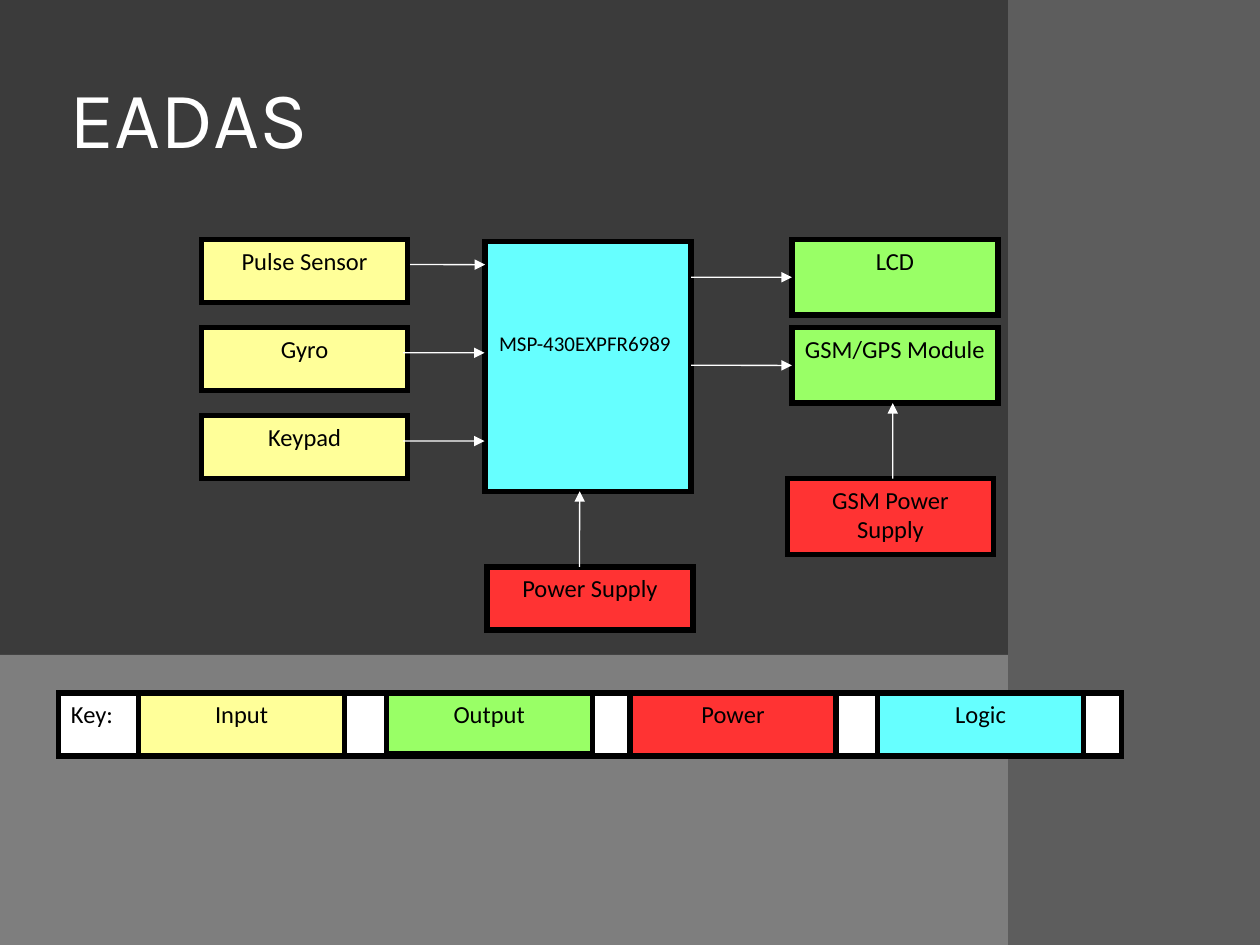
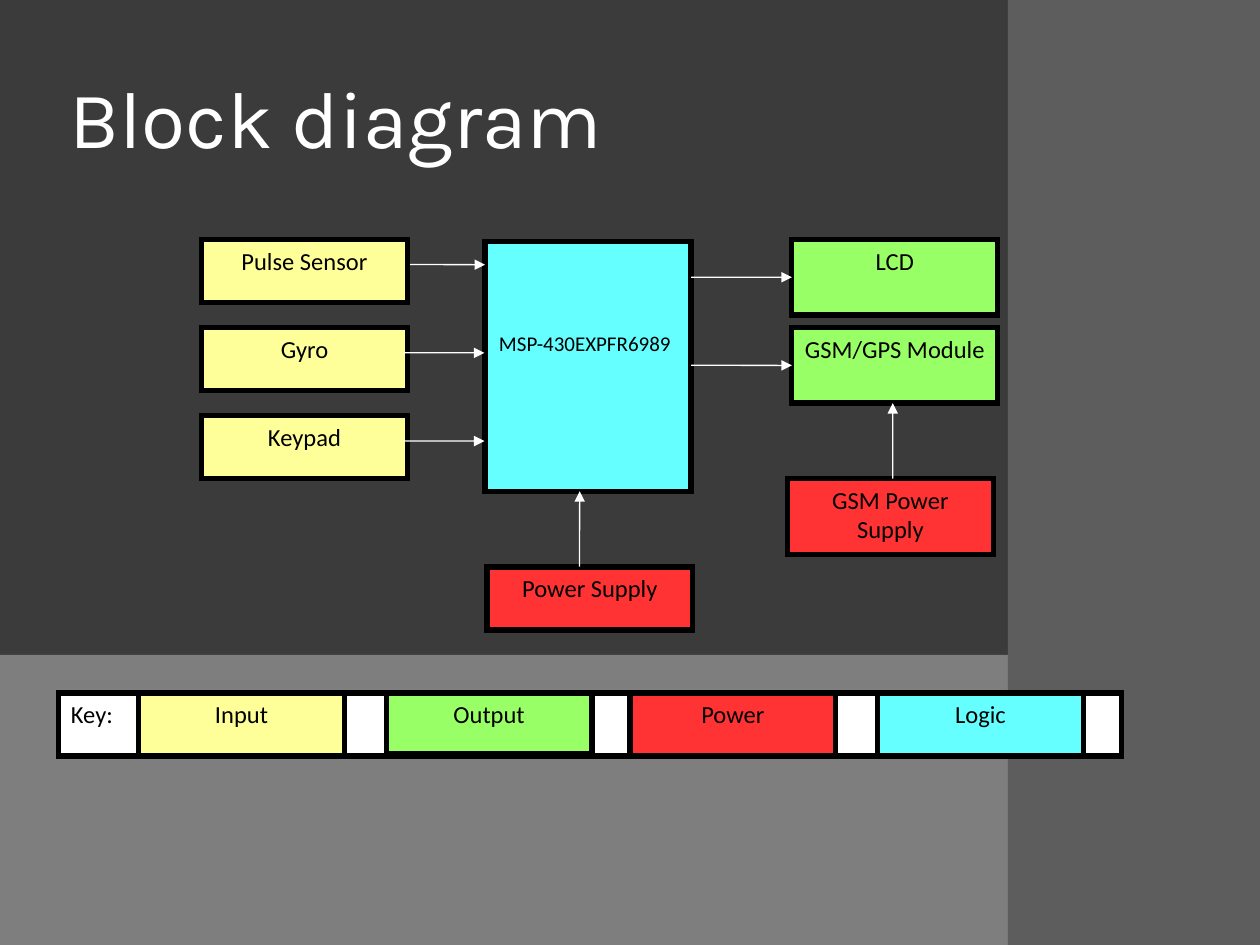
Before and after one commit to bkzshabbaz/EADAS, a slide deck: slide 3 of EADAS.pptx. Drawn at 1260x945 pixels with LibreOffice and Linux fonts; fonts in the diff are those of the drawing. Boxes give left, top, right and bottom in pixels: in the first picture for what was removed or moved away, otherwise in the second. Text is boxed around its words. In the diff, an @@ line names an element or a change of style, - is before the commit and + after.

```diff
--- a/EADAS.pptx
+++ b/EADAS.pptx
@@ text at [69, 92, 602, 168]: text changed @@
-EADAS
+Block diagram
```
Also in this commit, not shown: 9 other slides changed, 2 slides added, 1 slide removed, 1 other file.
